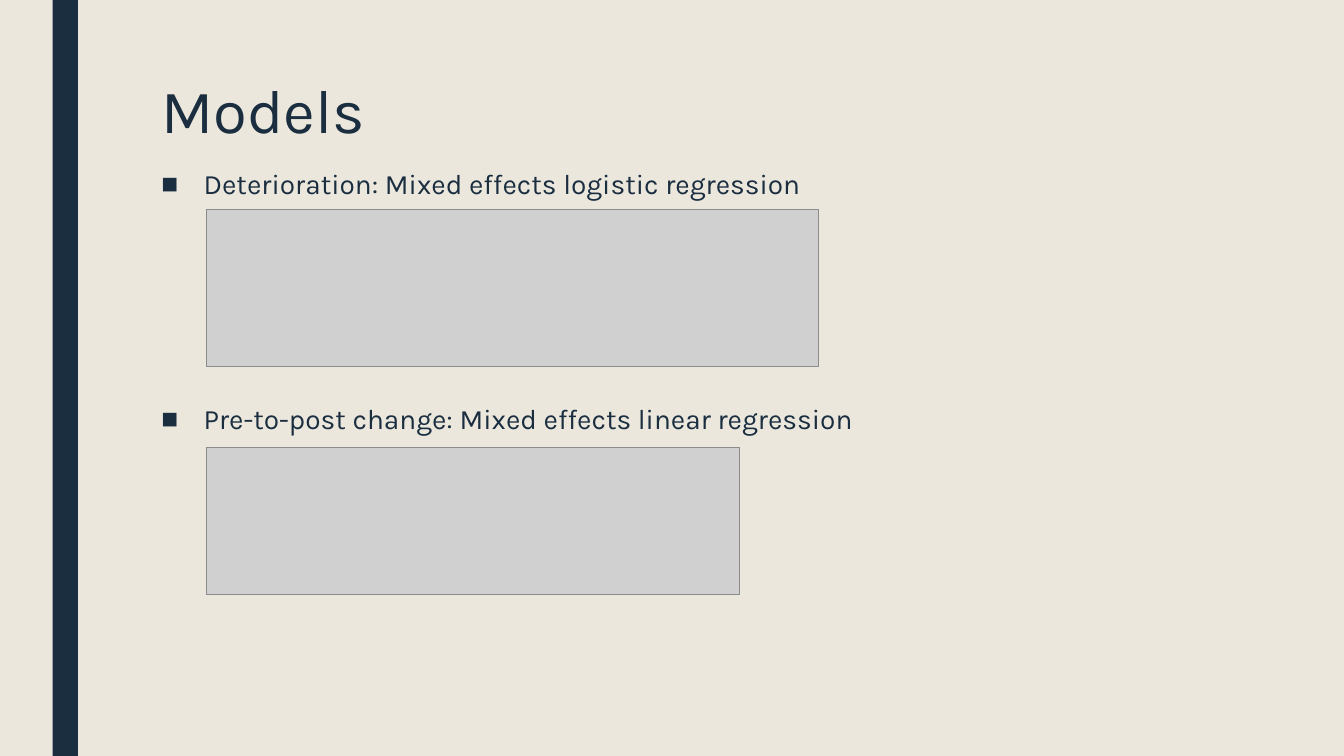
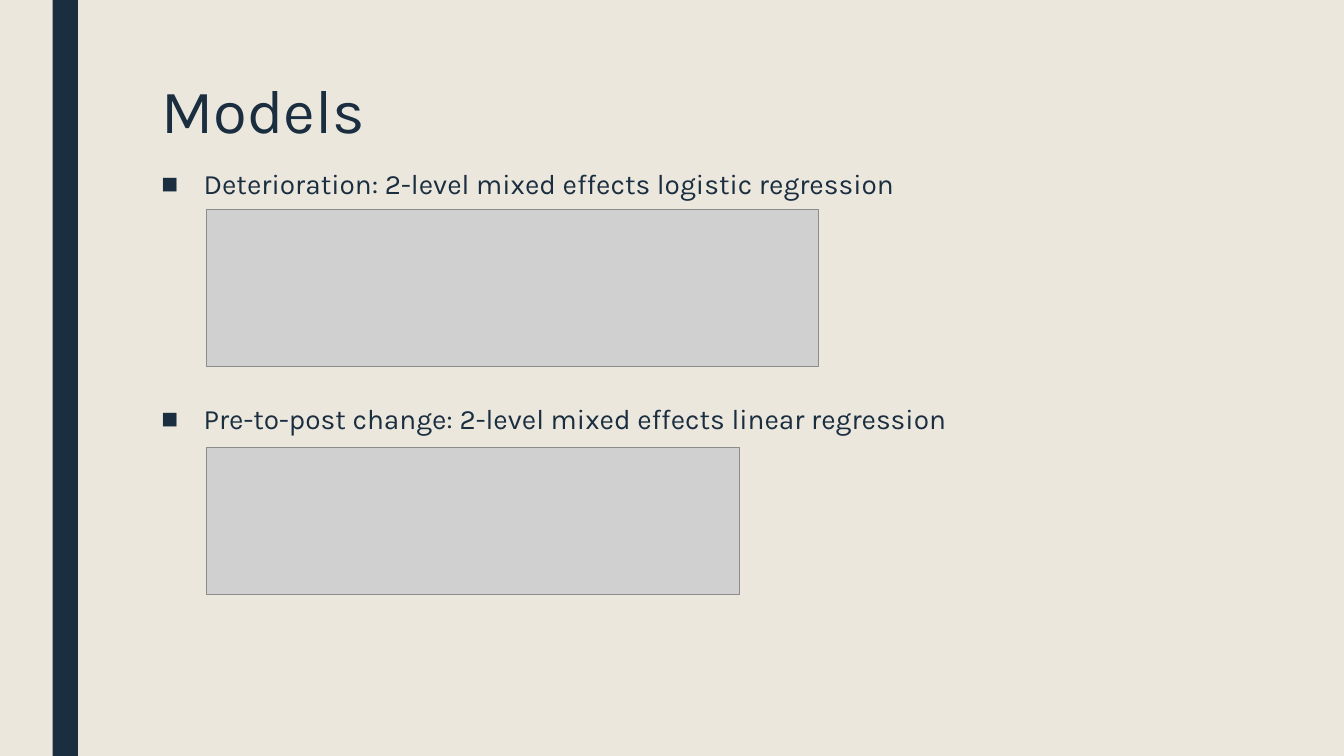
Before and after one commit to rbjanis/Dissertation, a slide deck: slide 13 of presentations/proposal/dissertation-proposal.pptx. Drawn at 1344x756 pixels with LibreOffice and Linux fonts; fonts in the diff are those of the drawing; grey boxes stand for pictures. Boxes give left, top, right and bottom in pixels: in the first picture for what was removed or moved away, otherwise in the second. Text is boxed around its words. In the diff, an @@ line names an element or a change of style, - is before the commit and + after.

```diff
--- a/presentations/proposal/dissertation-proposal.pptx
+++ b/presentations/proposal/dissertation-proposal.pptx
@@ text at box(204, 174, 946, 436): text changed @@
-■ Deterioration: Mixed effects logistic regression
-■ Pre-to-post change: Mixed effects linear regression
+■ Deterioration: 2-level mixed effects logistic regression
+■ Pre-to-post change: 2-level mixed effects linear regression
```
Also in this commit, not shown: 9 other slides changed, 12 slides added.
